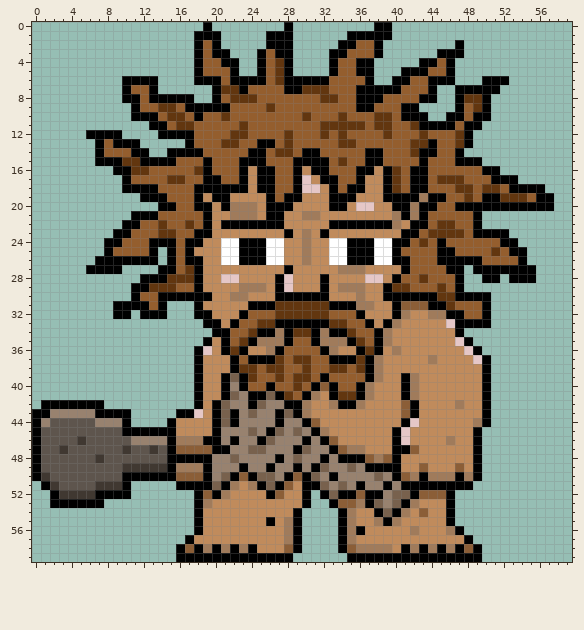
Two versions of one pixel-art sprite, Week_5_HW/data/Caveman (front).png. The first picture shows the starting point.
The file is 480x480 pixels, drawn in blocks of 8x8; one block is one cell here.
Now the later version:
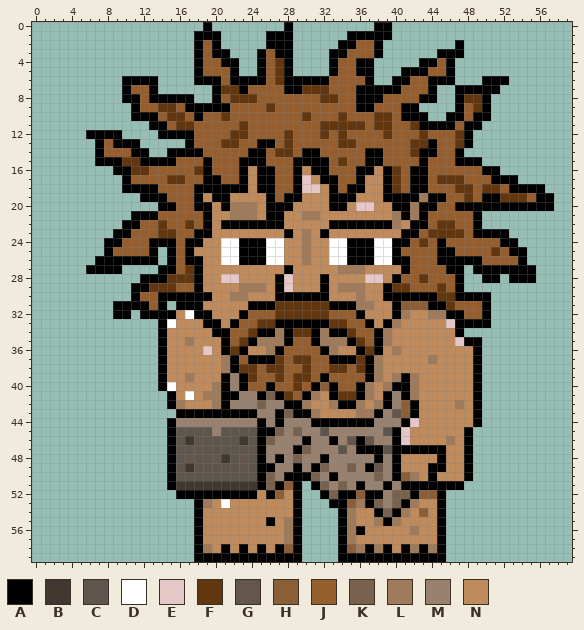
Palette (. is transparent): A #000000  B #403831  C #5e554d  D #ffffff  E #e5c7c7  F #62360f  G #64564b  H #8b5e37  J #945e2e  K #78614d  L #a07b5b  M #98826f  N #c08b5c
Change:
@@ x 0..59 @@
 30 ...........AJJAAAAAANNLLNNNAAAAAANNNLNNAAAAAAFFAAAA.........
-31 .........AAAAJA...ANNNNNAAAFFFFFFAAALLNNAHHHAAFJJJA.........
-32 .........AA.AAA...AANNNAJJJFFFFFFJJJANNNALNNLLAAJJA.........
-33 ...................AANAJJFFAAAAAAFFJJANALNNNNNEAAAA.........
-34 ....................AAJJFAALAFFALAAFJJALNNNNNNNA............
-35 ...................ANAJFALLLAJJALLLAFJALNNNNNNNEA...........
-36 ..................AENAFANNLAJJJJALNNAFANLNNNNNNNEA..........
-37 ..................ANNNAJAAAFJFFJJAAAFALNNNNNLNNNNEA.........
-38 ..................ANNNAFFJFFJJFJJFFJFALNNNNNNNNNNNA.........
-39 ..................ANNAKAFJJFJFFJAJJJJALNNALNNNNNNNA.........
-40 ..................ANNAMAJJAJJFJAHAJJALNNNALNNNNNNNA.........
-41 ..................ANNAKMAAKAFJALNAFFALNNNALNNNNNNNA.........
-42 .AAAAAAA..........ANAKMMAKMMAALNNLAALNNNNHANNNNLNNA.........
-43 AAMMMMMAAAA.....AAENAKAMKMMAKALNNNNNNNNNNHANNNNNNNA.........
-44 AMCCCCCMMMA....ANNNNAKAMMMMAMMAHNNNNNNNNNAENNNNNNLA.........
-45 ACCCCCCCCCAAAAAANNNNAMMMKMAKMKMALNNNNNNNAENNNNNNNA..........
-46 ACCCCBCCCCCMMMMALLLAAMAMMAKMMMAMAHNNNNNNAENNNNLNNA..........
-47 ACCBCCCCCCBCCBCAHHHHAAMMKKMMMAKMMAHLLNNNAAHNNNNNNA..........
-48 ACCCCCCBCCCCCCCAAAAAMMKMMMMAMKMMAMAAAHLHANNNNNNNNA..........
-49 ACCCCCCCCCBBBBBALLLAMMMAMMAMMAMAKMMKMAAAANNHNNNHNA..........
-50 ABCCCCCCCCAAAAAAHHHAMKAHAKKMAHAKMAMMMMKMAHLALLLALA..........
-51 .ABCCCCBBBA.....AAAAKALNLAKAHNAAKMKMAMMAMAAAAAAAA...........
-52 ..ABBBBAAAA.......AHALNNNNAHNNA.AKAAHAAMKKAHHHA.............
-53 ..AAAAAA..........ALNNNNNNNNNNA..AHHLAKMKALNNNA.............
-54 ..................ANNNNNNNNNNA....ALNNAKALNHNNA.............
-55 ..................ANNNNNNNANLA....ALNNLALNNNNNA.............
-56 ..................ANNNNNNNNNLA....ALANNNNNLNNNLA............
-57 .................ANNNNNNNNNNLA....ALNNNNNNNNNNNNA...........
-58 ................AHALALALANNNHA....AHLLLLNALALALAHA..........
-59 ................AAAAAAAAAAAAA......AAAAAAAAAAAAAAA..........
+31 .........AAAAJA.AAANNNNNAAAFFFFFFAAALLNNAHHHAAFJJJA.........
+32 .........AA.AAAANDAANNNAJJJFFFFFFJJJANNNALNNLLAAJJA.........
+33 ..............ADNNNAANAJJFFAAAAAAFFJJANALNNNNNEAAAA.........
+34 ..............ANNNNNAAJJFAALAFFALAAFJJALNNNNNNNA............
+35 ..............ANNLNNNAJFALLLAJJALLLAFJALNNNNNNNEAA..........
+36 ..............ANNNNENAFANNLAJJJJALNNAFANLNNNNNNNNA..........
+37 ..............ANNNNNNLAJAAAFJFFJJAAAFALNNNNNLNNNNA..........
+38 ..............ANNNNNNLAFFJFFJJFJJFFJFALNNNNNNNNNNA..........
+39 ..............ANNLNNNAMAFJJFJFFJAJJJJALNLALNNNNNNA..........
+40 ..............ADNNNNLAMAJJAJJFJAHAJJALNLAALNNNNNNA..........
+41 ...............ANDNLLAAMMAKAFJALNAFFALNAMALNNNNNNA..........
+42 ...............ALNNNLAMMMKMMAALNNLAALNLAMHANNNNLNA..........
+43 ................AAAAAAAAAMMAKAALNNNNLLAMGHANNNNNNA..........
+44 ...............AMMMMMMMMMAMAMMMAAAAAAAMMMAENNNNNNA..........
+45 ...............ACCCCMCCCCAAKMKMMCMMMMMMCAENNNNNNA...........
+46 ...............ACBCCCCCBCAKMMMAMMAMGAGMMAENNNNLNA...........
+47 ...............ACCGCCCCCCAMMMAKMMMCMAAACAAAAAANNA...........
+48 ...............ACGCCGBCGCAMAMKMMAMMMMMAMANNNNANNA...........
+49 ...............ACBCCCCCCCAAMMAMAKMMKMAGMANNNAANNA...........
+50 ...............ACCCCCCCCCAKMAAAKMAMMMMKMAHLNANNNA...........
+51 ...............ABBBBBBBBBAKAHA.AKMKMAMMAMAAAAAAA............
+52 ................AAAAAAAAANAHNA..AKAAHAAMKKAHHA..............
+53 ..................ALNDNNNNNNNA...AAHLAKMKALNNA..............
+54 ..................ANNNNNNNNNNA....ALNNAKALNHNA..............
+55 ..................ANNNNNNNANLA....ALNNLALNNNNA..............
+56 ..................ANNNNNNNNNLA....ALANNNNNLNNA..............
+57 ..................ANNNNNNNNNLA....ALNNNNNNNNNA..............
+58 ..................ALNANANANAHA....AHLALANALALA..............
+59 ..................AAAAAAAAAAAA....AAAAAAAAAAAA..............
